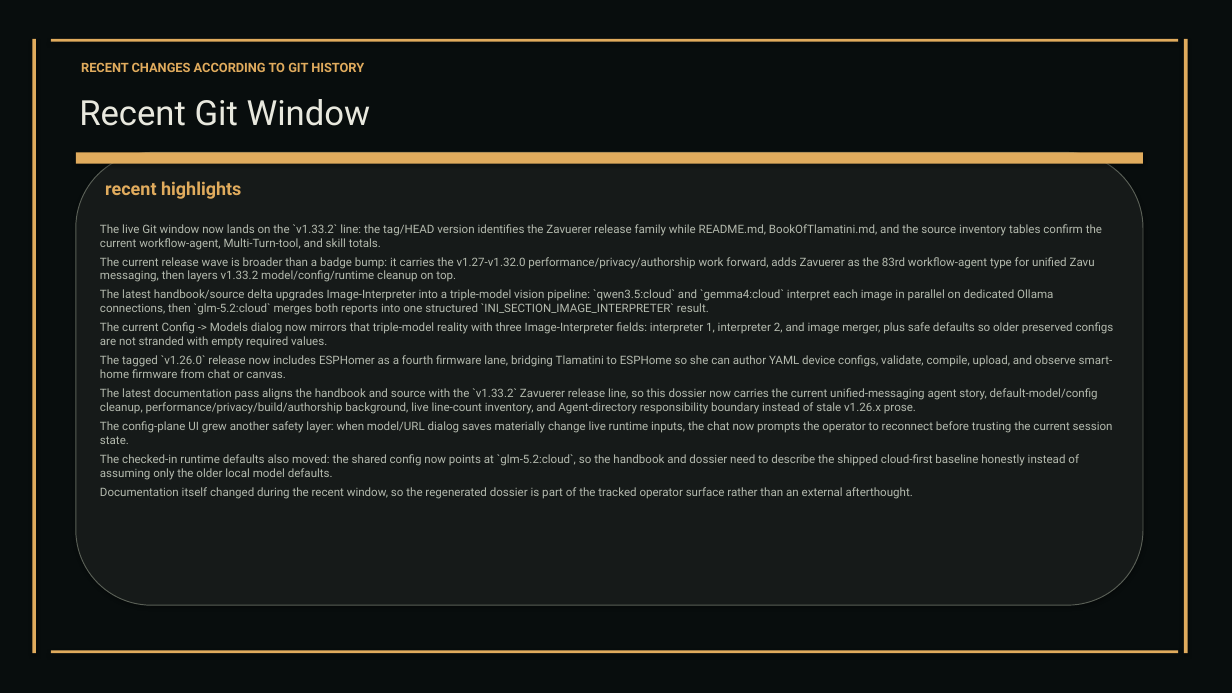
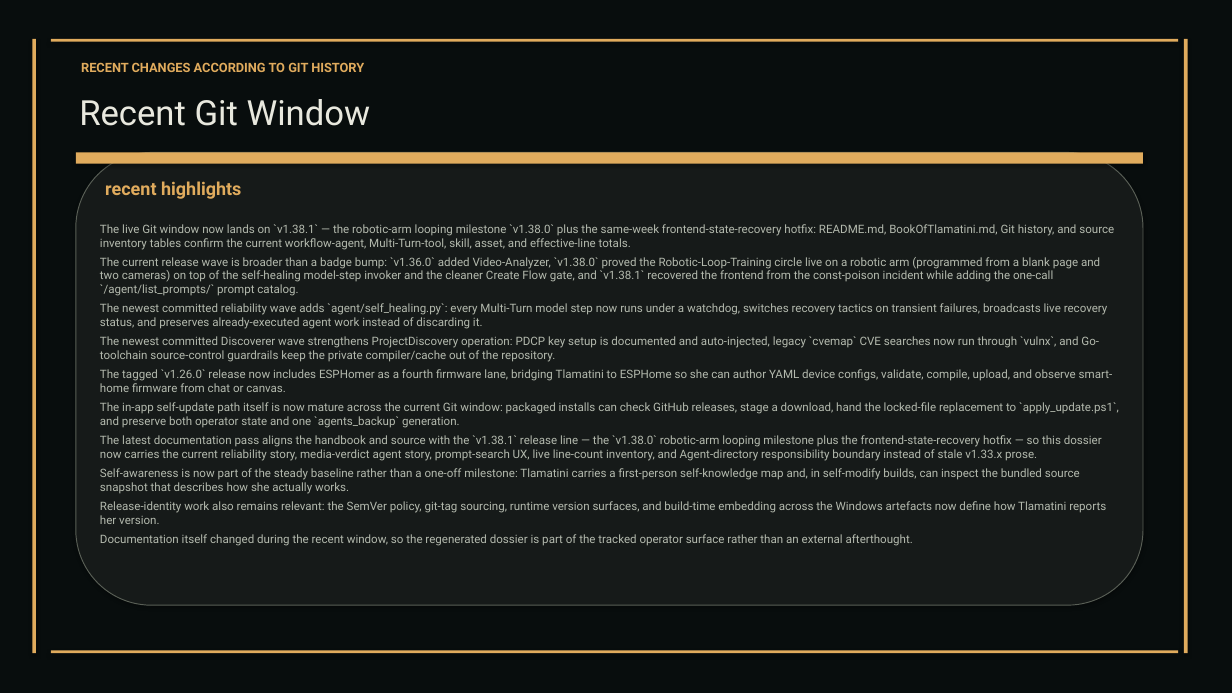
Before and after one commit to XAIHT/web-app, a slide deck: slide 87 of Tlamatini_eXtended_Artificial_Intelligence_Humanly_Tempered.pptx (slide 75 before the commit). Drawn at 1232x693 pixels with LibreOffice and Linux fonts; fonts in the diff are those of the drawing. Boxes give left, top, right and bottom in pixels: in the first picture for what was removed or moved away, otherwise in the second. Text is boxed around its words. In the diff, an @@ line names an element or a change of style, - is before the commit and + after.

Commit message:
Update to 1.38.1, by Tlamatini's-AutoBot.

```diff
--- a/Tlamatini_eXtended_Artificial_Intelligence_Humanly_Tempered.pptx
+++ b/Tlamatini_eXtended_Artificial_Intelligence_Humanly_Tempered.pptx
@@ text at (100,224,1114,362): text changed @@
-The live Git window now lands on the `v1.33.2` line: the tag/HEAD version identifies the Zavuerer release family while README.md, BookOfTlamatini.md, and the source inventory tables confirm the current workflow-agent, Multi-Turn-tool, and skill totals.
-The current release wave is broader than a badge bump: it carries the v1.27-v1.32.0 performance/privacy/authorship work forward, adds Zavuerer as the 83rd workflow-agent type for unified Zavu messaging, then layers v1.33.2 model/config/runtime cleanup on top.
-The latest handbook/source delta upgrades Image-Interpreter into a triple-model vision pipeline: `qwen3.5:cloud` and `gemma4:cloud` interpret each image in parallel on dedicated Ollama connections, then `glm-5.2:cloud` merges both reports into one structured `INI_SECTION_IMAGE_INTERPRETER` result.
-The current Config -> Models dialog now mirrors that triple-model reality with three Image-Interpreter fields: interpreter 1, interpreter 2, and image merger, plus safe defaults so older preserved configs are not stranded with empty required values.
+The live Git window now lands on `v1.38.1` — the robotic-arm looping milestone `v1.38.0` plus the same-week frontend-state-recovery hotfix: README.md, BookOfTlamatini.md, Git history, and source inventory tables confirm the current workflow-agent, Multi-Turn-tool, skill, asset, and effective-line totals.
+The current release wave is broader than a badge bump: `v1.36.0` added Video-Analyzer, `v1.38.0` proved the Robotic-Loop-Training circle live on a robotic arm (programmed from a blank page and two cameras) on top of the self-healing model-step invoker and the cleaner Create Flow gate, and `v1.38.1` recovered the frontend from the const-poison incident while adding the one-call `/agent/list_prompts/` prompt catalog.
+The newest committed reliability wave adds `agent/self_healing.py`: every Multi-Turn model step now runs under a watchdog, switches recovery tactics on transient failures, broadcasts live recovery status, and preserves already-executed agent work instead of discarding it.
+The newest committed Discoverer wave strengthens ProjectDiscovery operation: PDCP key setup is documented and auto-injected, legacy `cvemap` CVE searches now run through `vulnx`, and Go-toolchain source-control guardrails keep the private compiler/cache out of the repository.
@@ text at (100,402,1119,524): text changed @@
-The latest documentation pass aligns the handbook and source with the `v1.33.2` Zavuerer release line, so this dossier now carries the current unified-messaging agent story, default-model/config cleanup, performance/privacy/build/authorship background, live line-count inventory, and Agent-directory responsibility boundary instead of stale v1.26.x prose.
-The config-plane UI grew another safety layer: when model/URL dialog saves materially change live runtime inputs, the chat now prompts the operator to reconnect before trusting the current session state.
-The checked-in runtime defaults also moved: the shared config now points at `glm-5.2:cloud`, so the handbook and dossier need to describe the shipped cloud-first baseline honestly instead of assuming only the older local model defaults.
+The in-app self-update path itself is now mature across the current Git window: packaged installs can check GitHub releases, stage a download, hand the locked-file replacement to `apply_update.ps1`, and preserve both operator state and one `agents_backup` generation.
+The latest documentation pass aligns the handbook and source with the `v1.38.1` release line — the `v1.38.0` robotic-arm looping milestone plus the frontend-state-recovery hotfix — so this dossier now carries the current reliability story, media-verdict agent story, prompt-search UX, live line-count inventory, and Agent-directory responsibility boundary instead of stale v1.33.x prose.
+Self-awareness is now part of the steady baseline rather than a one-off milestone: Tlamatini carries a first-person self-knowledge map and, in self-modify builds, can inspect the bundled source snapshot that describes how she actually works.
+Release-identity work also remains relevant: the SemVer policy, git-tag sourcing, runtime version surfaces, and build-time embedding across the Windows artefacts now define how Tlamatini reports her version.
```
Also in this commit, not shown: 51 other slides changed, 14 slides added, 11 other files.
